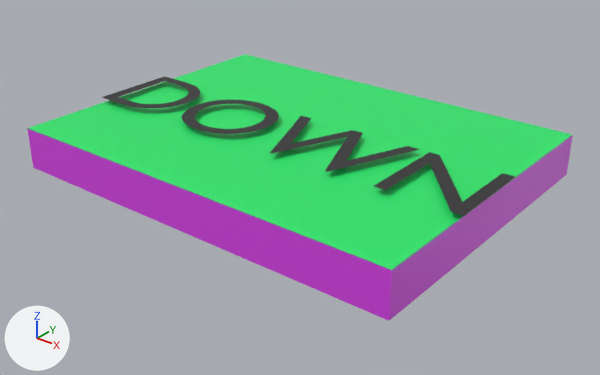
An edit to the glTF model public/models/searchbar/table.glb, drawn before and after from the same camera.
One viewpoint serves both versions: a 50 mm lens placed at (-0.92, -3.02, 4.83), pointed at (-5.25, 2.39, 1.47). The axes (+X, +Y, +Z) are drawn at lower left. The lights are the same throughout. Where no turn or scale is listed for an object, it has been applied to the vertices.

Names of what the first picture shows: 'Cube.005', 'Text.001'.
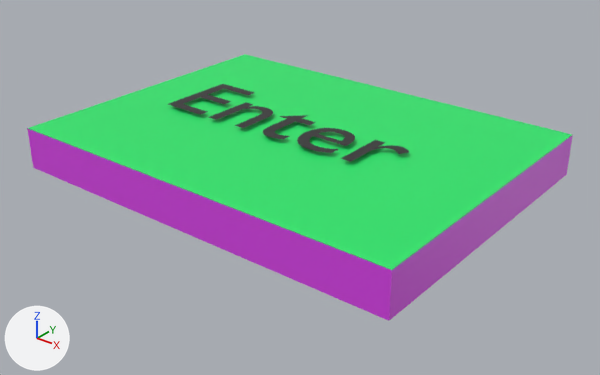
What differs and where, as boxes [x1, y1, x2, y2] in the pictures (600 x 375 px):
'Text.001', deleted
    before: [102, 76, 515, 216]
'Text', added
    after: [168, 84, 409, 162]

The change, as a list of edits to the scene's bpy script:
```text
Add me_text:
    me_text.from_pydata(...)  # 281 vertices, 273 faces; spans x 0.09..2.58, y -0.01..0.8, z 0.0
    me_text.materials.append(mat_material_001)  # black #2d2d2d
Remove ob_text_001:
    ob_text_001 = bpy.data.objects.new('Text.001', me_text_005)
    ob_text_001.location = (-7.47, 1.883, 2.02)
Add ob_text:
    ob_text = bpy.data.objects.new('Text', me_text)
    ob_text.location = (-6.84, 2.185, 2.004)
```
